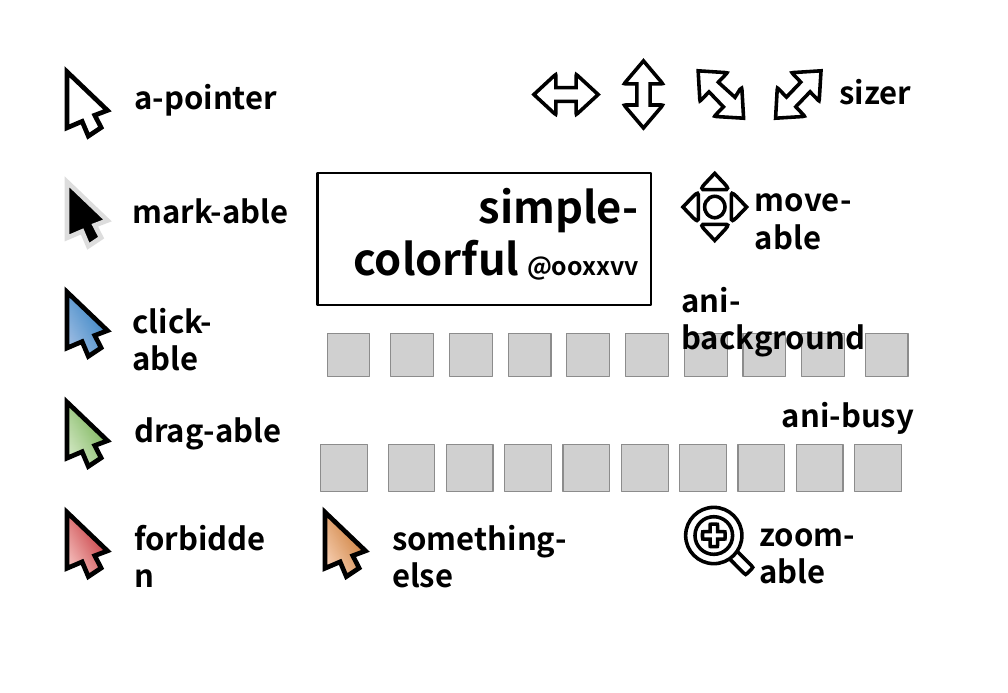
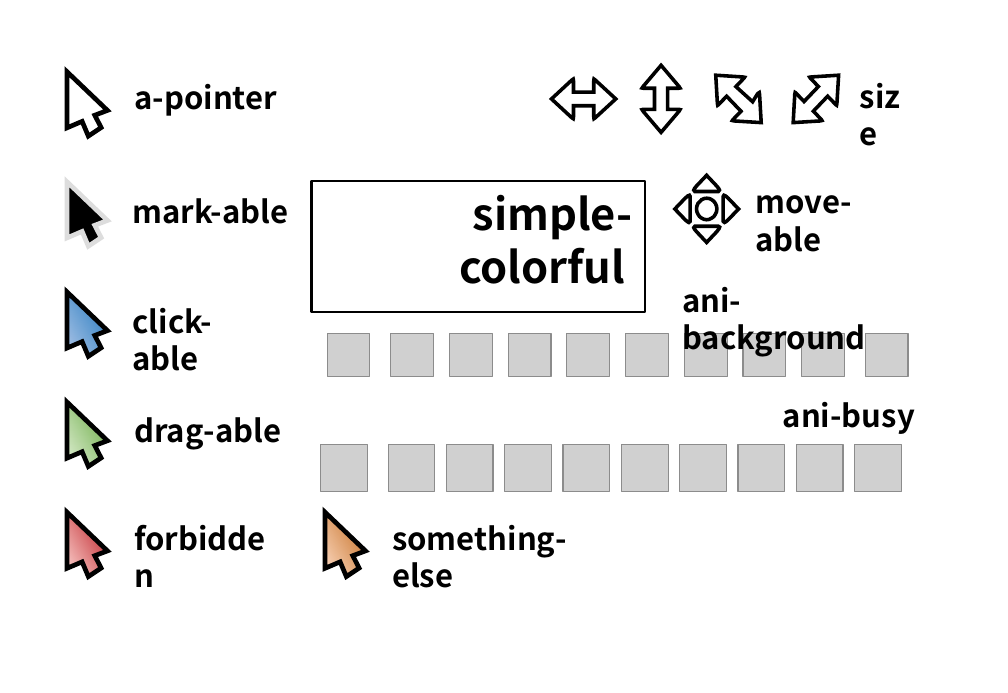
Before and after one commit to ooxxvv/simple-colorful, a slide deck: slide 1 of preview.odp. Drawn at 1008x693 pixels with LibreOffice and Linux fonts; fonts in the diff are those of the drawing; grey boxes stand for pictures. Boxes give left, top, right and bottom in pixels: in the first picture for what was removed or moved away, otherwise in the second. Text is boxed around its words. In the diff, an @@ line names an element or a change of style, - is before the commit and + after.

Commit message:
Remove zoom-able make is more simple

```diff
--- a/preview.odp
+++ b/preview.odp
@@ 3 freeform shapes: place and size @@
-3 freeform shapes at (534, 61, 744, 129)
+3 freeform shapes at (552, 65, 762, 132)
@@ freeform shape: place and size @@
-freeform shape at (776, 70, 821, 117)
+freeform shape at (793, 75, 839, 122)
@@ text removed at (839, 79, 911, 105) @@
-sizer
@@ text added at (849, 72, 928, 168), 20 pt, text #000000, bold @@
+size
@@ 3 freeform shapes: place and size @@
-3 freeform shapes at (702, 173, 728, 240)
+3 freeform shapes at (694, 175, 720, 241)
@@ rectangle "simple-colorful": place and size @@
-rectangle "simple-colorful" at (317, 173, 650, 305)
+rectangle "simple-colorful" at (312, 181, 645, 313)
@@ text in rectangle at (459, 194, 633, 284): text changed @@
-simple-colorful @ooxxvv
+simple-colorful
@@ freeform shape: place and size @@
-freeform shape at (683, 193, 698, 220)
+freeform shape at (675, 196, 691, 222)
@@ freeform shape: place and size @@
-freeform shape at (731, 193, 747, 220)
+freeform shape at (723, 196, 739, 222)
@@ freeform shape removed at (686, 507, 742, 563) @@
@@ freeform shape removed at (703, 524, 725, 546) @@
@@ text removed at (759, 528, 855, 584) @@
-zoom-able
@@ freeform shape removed at (728, 549, 753, 574) @@
```
Also in this commit, not shown: 45 other files.
